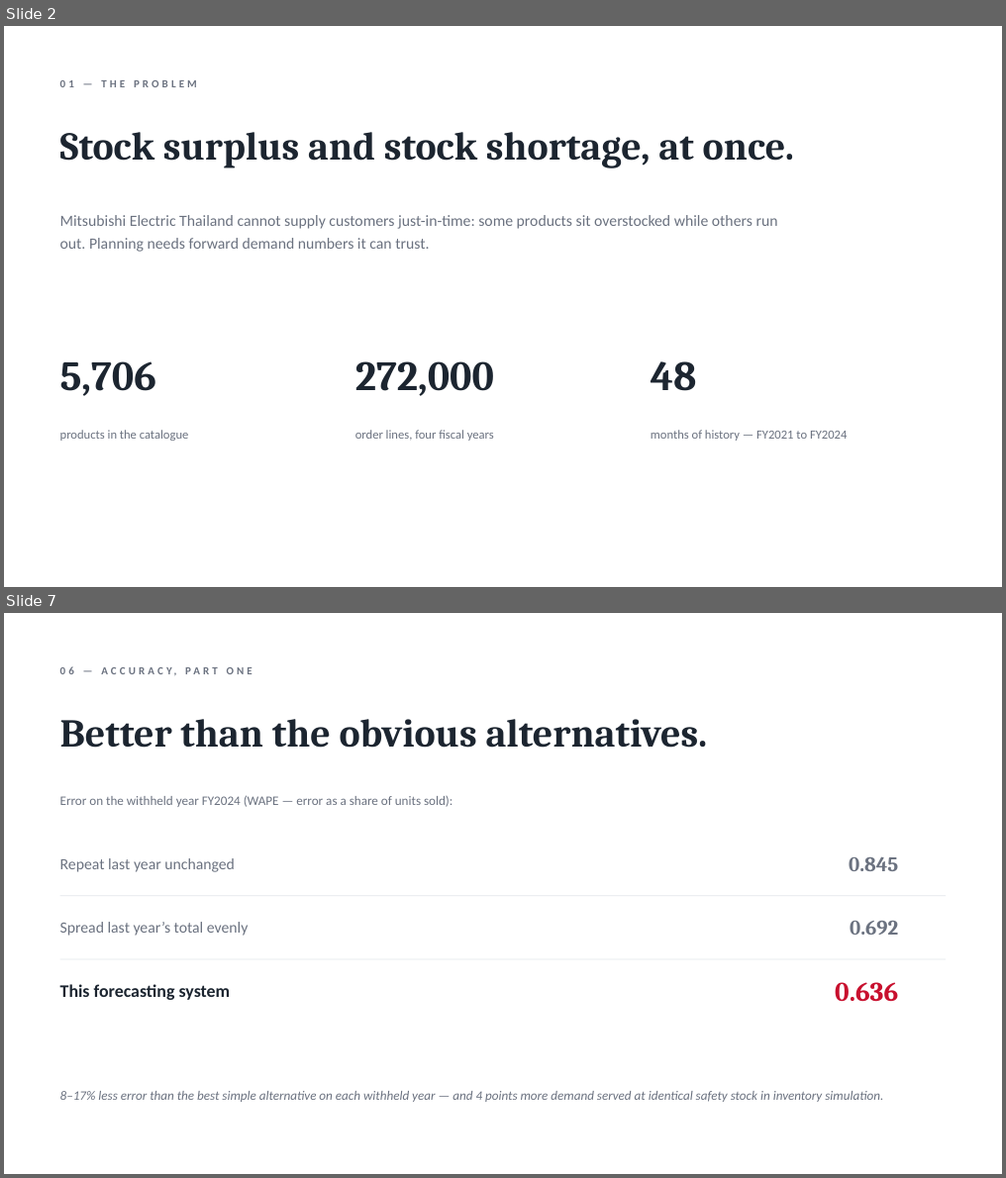
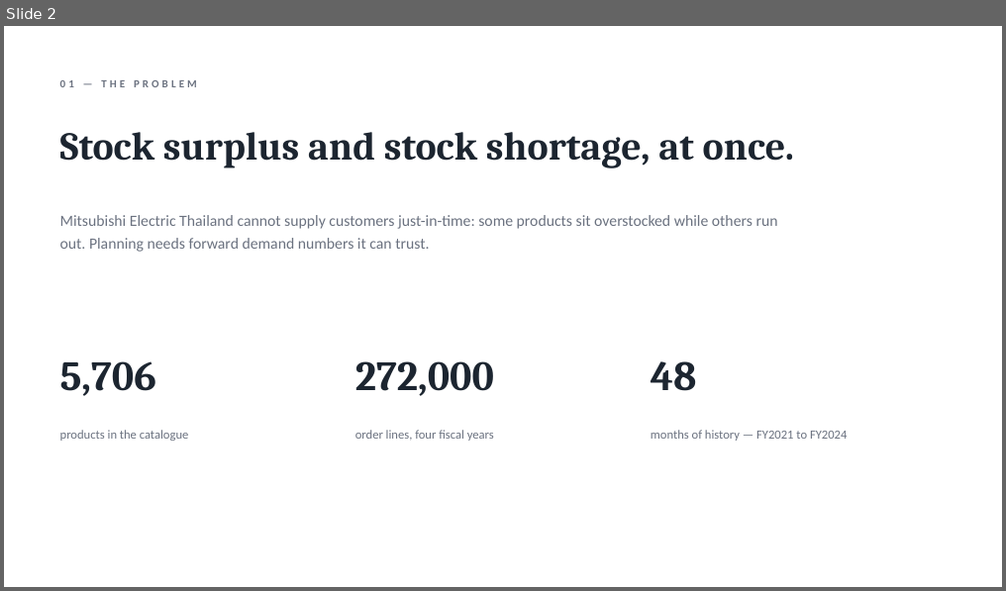
Before and after one commit to DokkDokki/SOE-105, a slide deck: presentation/FY2025_progress_report.pptx. Shown one above the other, each under a label of ours: slides 2 and 7 before the commit, slide 2 after it; the slides between them are not shown. The pictures are 1006x1178 and 1006x591 pixels, drawn with LibreOffice and Linux fonts; fonts in the diff are those of the drawing. Boxes give left, top, right and bottom in pixels: in the first picture for what was removed or moved away, otherwise in the second. Text is boxed around its words. In the diff, an @@ line names an element or a change of style, - is before the commit and + after.

```diff
--- a/presentation/FY2025_progress_report.pptx
+++ b/presentation/FY2025_progress_report.pptx
@@ slide 7 removed at [4,613,1002,1174], background #FFFFFF @@
@@ text removed at [60,660,945,682] @@
-06 — ACCURACY, PART ONE
@@ text removed at [60,719,708,748] @@
-Better than the obvious alternatives.
@@ text removed at [60,795,452,807] @@
-Error on the withheld year FY2024 (WAPE — error as a share of units sold):
@@ text removed at [60,859,235,872] @@
-Repeat last year unchanged
@@ text removed at [848,857,898,871] @@
-0.845
@@ line removed from (60, 896) to (945, 896) @@
@@ text removed at [60,922,249,936] @@
-Spread last year’s total evenly
@@ text removed at [849,921,898,935] @@
-0.692
@@ line removed from (60, 959) to (945, 959) @@
@@ text removed at [60,984,231,1000] @@
-This forecasting system
@@ text removed at [835,982,898,1002] @@
-0.636
@@ text removed at [60,1091,883,1102] @@
-8–17% less error than the best simple alternative on each withheld year — and 4 points more demand served at identical safety stock in inventory simulation.
```
Also in this commit, not shown: 3 slides changed, 7 slides added, 7 other slides removed, 3 other files.
